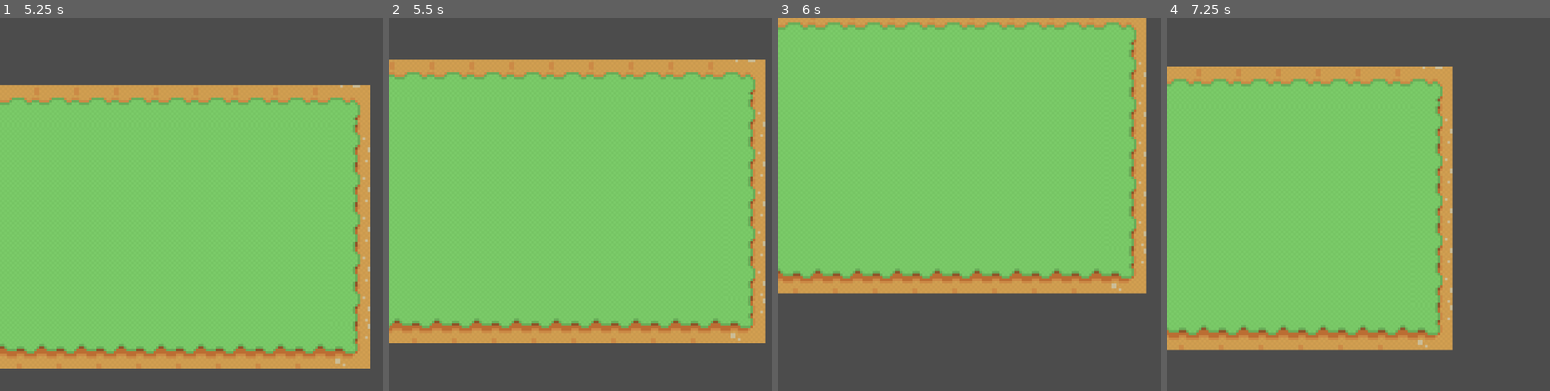
Above: before the commit, frames 1-4 (left to right).
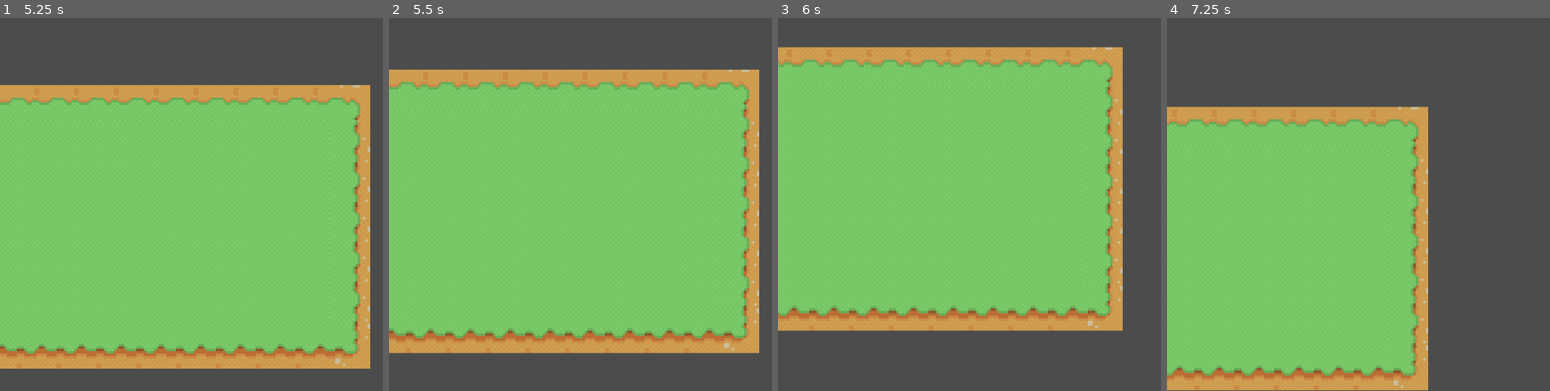
Above: after the commit, the same moments.

Repository: lowerx/GMTK2022-minus
Game: Godot game, scene res://World.tscn
Two runs of this game, one before a commit and one after it. Both use one fixed random seed, a clock stepped at 60 frames per second and the inputs below. The project has no main scene, so this scene is started directly.
Inputs:
- Up to frame 1 (5.25 s): tap Enter at 0.5 s; hold D (Right) 0.53-1.28 s; hold S (Down) 1.28-2.03 s; hold D (Right) 2.03-2.78 s; hold W (Up) 2.78-3.53 s; hold A (Left) 3.53-5.03 s; hold S (Down) from 5.03 s (still down)
- Up to frame 2 (5.5 s): keep holding S (Down)
- Up to frame 3 (6 s): release S (Down) at 5.78 s; hold D (Right) from 5.78 s (still down)
- Up to frame 4 (7.25 s): release D (Right) at 6.53 s; hold W (Up) from 6.53 s (still down)

Frame 1 is identical in both runs. In frame 2, 15% of the frame differs, in the area x 0-99%, y 11-90%; in frame 3, 32%, in the area x 0-97%, y 0-84%; in frame 4, 28%.

Commit message:
Random and Tracking movement for Entities implemented

Diff:
--- a/GMTK 2022 Gamejam/Actors/Enemy.gd
+++ b/GMTK 2022 Gamejam/Actors/Enemy.gd
@@ -1,7 +1,12 @@
 extends "res://Actors/Entity.gd"
 
 func _ready() -> void:
+	SPEED = 30
 	DAMAGE = 1
+	movetimer = 10
+	movetimer_length = 100
 
 func _physics_process(delta):
+	movement_loop()
 	damage_loop()
+	loop_follow_target()
--- a/GMTK 2022 Gamejam/Actors/Entity.gd
+++ b/GMTK 2022 Gamejam/Actors/Entity.gd
@@ -1,4 +1,7 @@
 extends KinematicBody2D
+
+onready var player = get_node("/root/World/Player")
+onready var Main = get_node("/root/World")
 
 # "CONSTANTS"
 export var SPEED = 0
@@ -10,6 +13,12 @@
 var movedir = Vector2.ZERO
 var knockdir = Vector2.ZERO
 var spritedir = "down"
+var movetimer = 0
+var movetimer_length = 0
+var movetimer_range
+var movetarget_radius
+var movetarget_radius_range
+var rng = RandomNumberGenerator.new()
 
 var hitstun = 0
 var health = 1
@@ -73,3 +82,44 @@
 			# set knockdir to the opposite of the entity approached
 			# the body from
 			knockdir = transform.origin - body.transform.origin
+
+func rand_direction(dir_list):
+	var random_dir_list = []
+	if "horizontal" in dir_list:
+		random_dir_list.append(Vector2.LEFT)
+		random_dir_list.append(Vector2.RIGHT)
+	if "vertical" in dir_list:
+		random_dir_list.append(Vector2.UP)
+		random_dir_list.append(Vector2.DOWN)
+	if "diagonal" in dir_list:
+		random_dir_list.append(Vector2.LEFT + Vector2.UP)
+		random_dir_list.append(Vector2.RIGHT + Vector2.UP)
+		random_dir_list.append(Vector2.LEFT + Vector2.DOWN)
+		random_dir_list.append(Vector2.RIGHT + Vector2.DOWN)
+
+	var index = randi() % random_dir_list.size()
+	# return a random element from the list
+	return(random_dir_list[index])
+
+func reset_movetimer(flag_list = []):
+	if movetimer_range and not "ignore_range" in flag_list:
+		# return a random number between movetimer_range[0] and movetimer_range[1] inclusive
+		movetimer = rng.randi_range(movetimer_range[0], movetimer_range[1])
+	else:
+		movetimer = movetimer_length
+
+func loop_random_direction(dir_list, flag_list = []):
+	if movetimer > 0:
+		movetimer -= 1
+	if movetimer == 0 || is_on_wall():
+		movedir = rand_direction(dir_list)
+		reset_movetimer(flag_list)
+
+
+func loop_follow_target(target = player):
+	var multiplier = 0
+	if movetimer > 0:
+		movetimer -= 1
+	if movetimer == 0 || is_on_wall():
+		var targetdir = target.global_position - global_position
+		movedir = targetdir.normalized()
